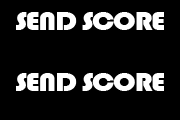
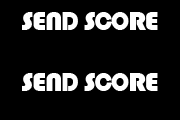
The second 180px x 120px image is a revision of the first. Changes to its layers:
painted on "START" over left=16, top=73, right=164, bottom=91
painted on "SEND SCORE" over left=16, top=12, right=164, bottom=30
